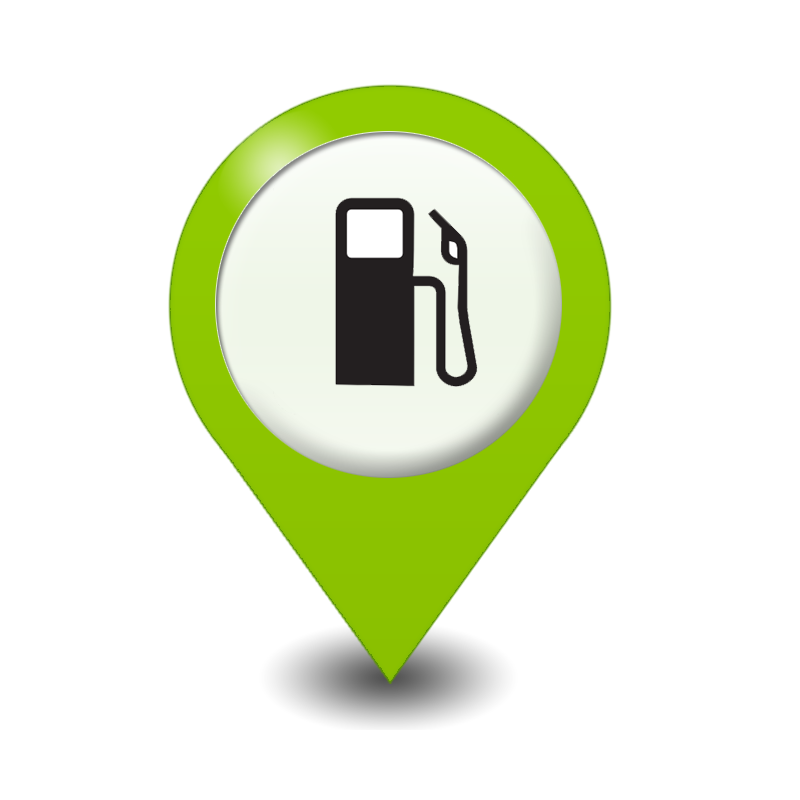
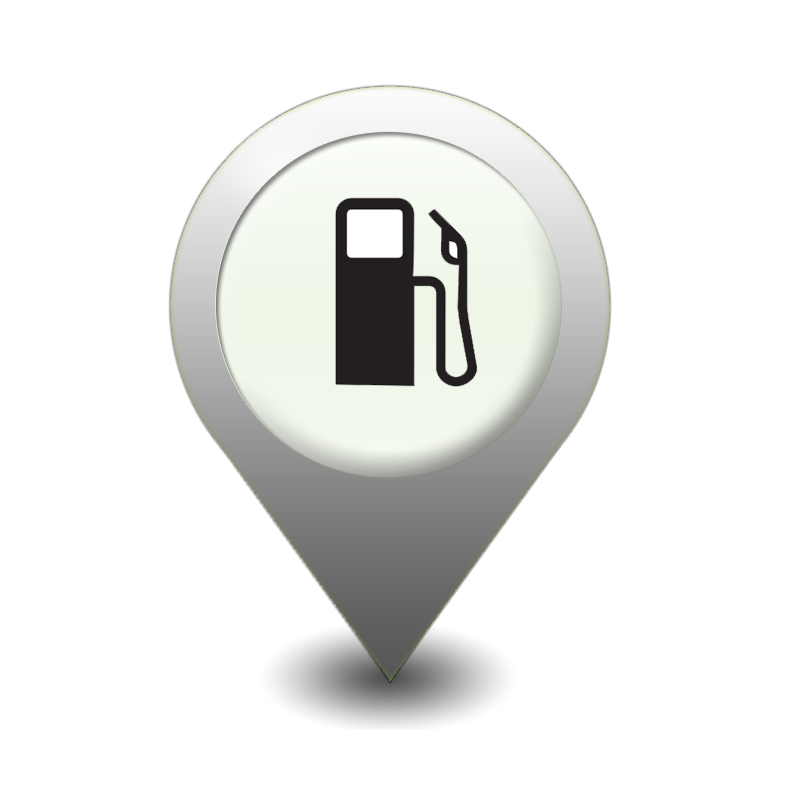
Layered file, before and after one edit (w=800, h=800). Changes by layer:
pixels changed over left=168, top=84, right=612, bottom=684 (layer not identified)
